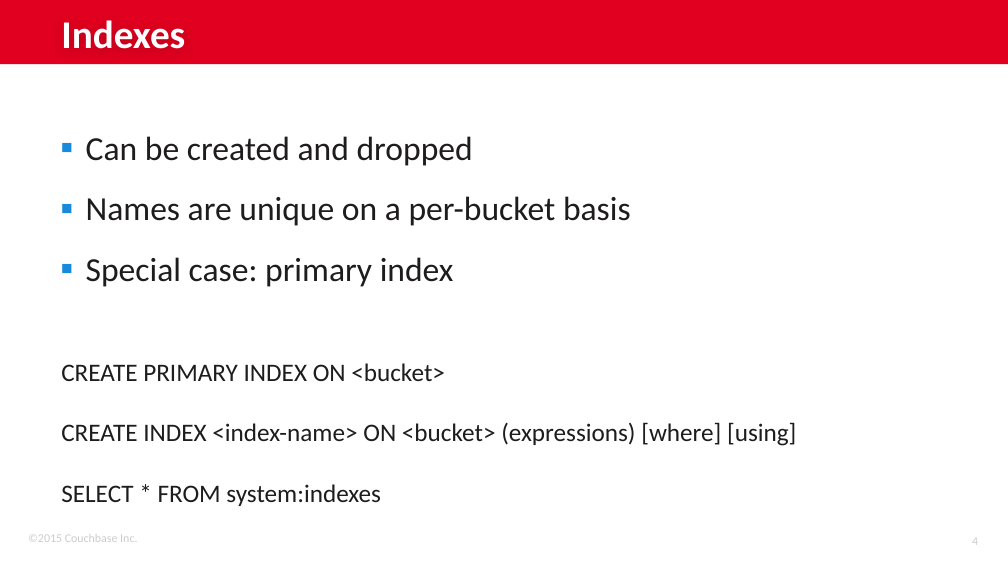
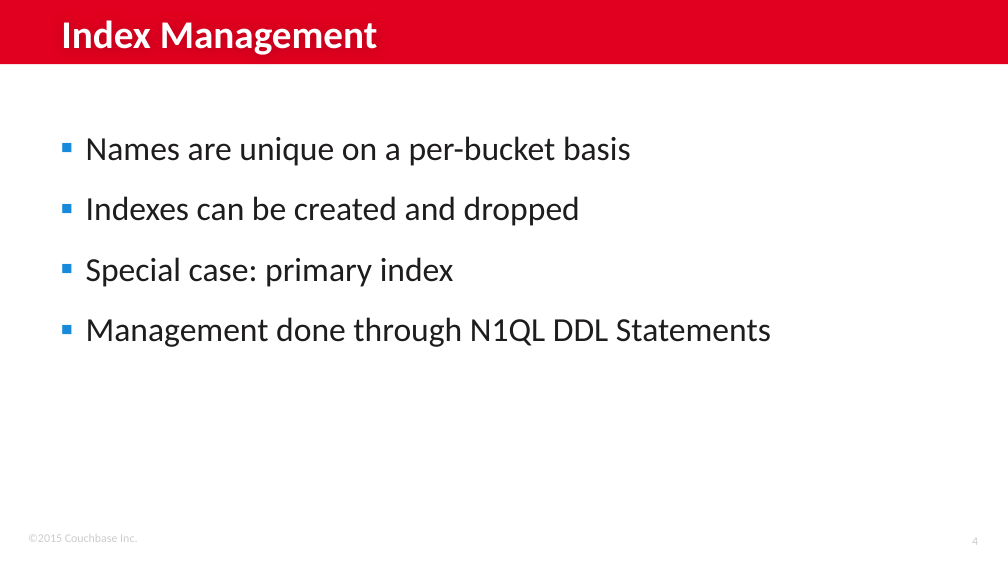
Before and after one commit to subalakr/workshop, a slide deck: slide 4 of server/presentations/04_N1QL Details.pptx. Drawn at 1008x567 pixels with LibreOffice and Linux fonts; fonts in the diff are those of the drawing; background and template pictures are left out. Boxes give left, top, right and bottom in pixels: in the first picture for what was removed or moved away, otherwise in the second. Text is boxed around its words. In the diff, an @@ line names an element or a change of style, - is before the commit and + after.

```diff
--- a/server/presentations/04_N1QL Details.pptx
+++ b/server/presentations/04_N1QL Details.pptx
@@ title at (61,20,377,55): text changed @@
-Indexes
+Index Management
@@ text at (86,136,473,166): paragraph removed @@
-▪ Can be created and dropped
@@ text at (86,196,580,226): paragraph added @@
+▪ Indexes can be created and dropped
@@ text at (86,317,771,347): paragraph added @@
+▪ Management done through N1QL DDL Statements
@@ text removed at (61,363,796,506) @@
-CREATE PRIMARY INDEX ON <bucket>
-CREATE INDEX <index-name> ON <bucket> (expressions) [where] [using]
-SELECT * FROM system:indexes
```
Also in this commit, not shown: 4 other slides changed, 9 slides added, 1 other file.
